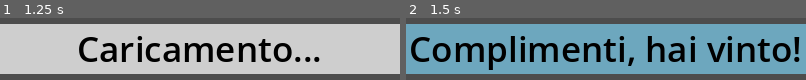
Above: before the commit, frames 1-2 (left to right).
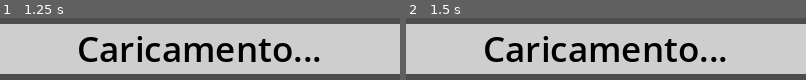
Above: after the commit, the same moments.

Repository: MarcoRizz/quadrati
Game: Godot game, scene res://scenes/main.tscn
Same seed, same stepped clock (60 frames per second), same inputs: the game is played once before the commit and once after it.
Inputs (mouse positions are in pixels of both pictures, inside the frame that each line leads up to):
- Up to frame 1 (1.25 s): tap Enter at 0.5 s; move the mouse to (288, 73) at 0.52 s; press the mouse at (288, 73) at 0.53 s
- Up to frame 2 (1.5 s): tap Space at 1.25 s; move the mouse to (outside the picture) at 1.27 s; release the mouse at (outside the picture) at 1.28 s; click (outside the picture) at 1.35 s

Frame 1 is identical in both runs. In frame 2, 79% of the frame differs, in the area x 0-100%, y 9-91%.
Error in both runs: Out of bounds get index '-1' (on base: 'PackedStringArray') (res://scripts/main.gd:26)

Commit message:
impediti click durante caricamento

Diff:
--- a/scripts/main.gd
+++ b/scripts/main.gd
@@ -90,7 +90,7 @@
 		get_tree().quit()
 
 func _input(event: InputEvent) -> void:
-	if event.is_action_released("click"):
+	if event.is_action_released("click") and $Grid.is_visible_in_tree():
 		if $Grid.valid_attempt:
 			var word_guessed = $Parola.text
 			var result
